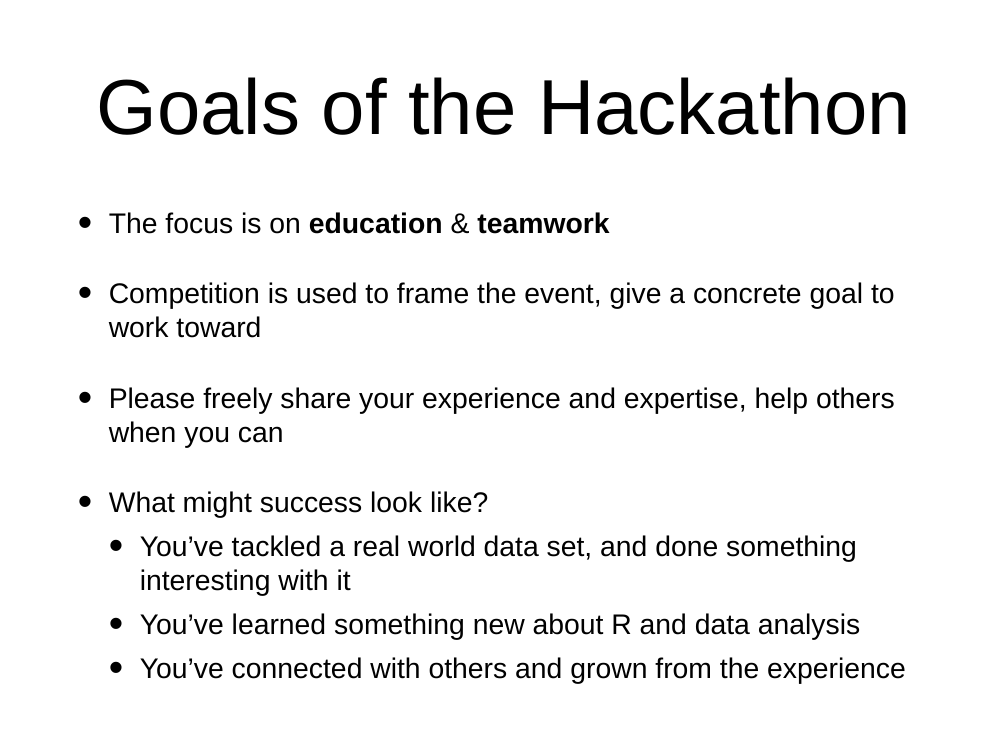
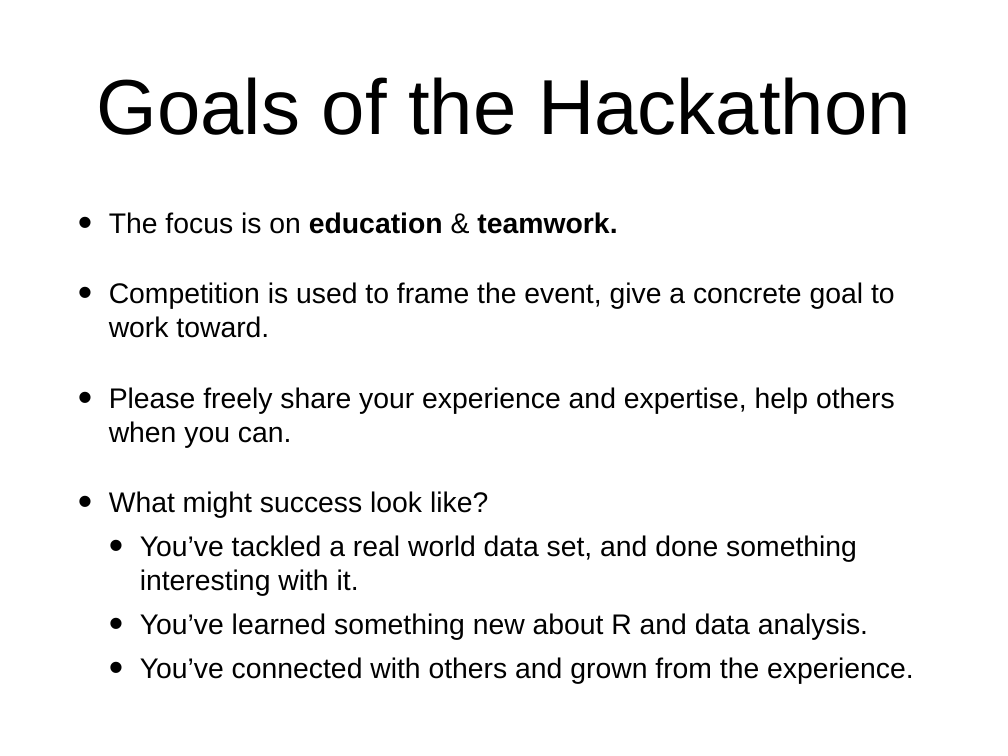
Before and after one commit to socalrug/hackathon-2023-04, a slide deck: slide 2 of admin/intro_slides/hackathon_intro_slides.pptx. Drawn at 1008x756 pixels with LibreOffice and Linux fonts; fonts in the diff are those of the drawing. Boxes give left, top, right and bottom in pixels: in the first picture for what was removed or moved away, otherwise in the second. Text is boxed around its words. In the diff, an @@ line names an element or a change of style, - is before the commit and + after.

```diff
--- a/admin/intro_slides/hackathon_intro_slides.pptx
+++ b/admin/intro_slides/hackathon_intro_slides.pptx
@@ text at (109, 212, 895, 448): text changed @@
-• The focus is on education & teamwork
-• Competition is used to frame the event, give a concrete goal to work toward
-• Please freely share your experience and expertise, help others when you can
+• The focus is on education & teamwork.
+• Competition is used to frame the event, give a concrete goal to work toward.
+• Please freely share your experience and expertise, help others when you can.
@@ text at (140, 535, 914, 684): text changed @@
-  • You’ve tackled a real world data set, and done something interesting with it
-  • You’ve learned something new about R and data analysis
-  • You’ve connected with others and grown from the experience
+  • You’ve tackled a real world data set, and done something interesting with it.
+  • You’ve learned something new about R and data analysis.
+  • You’ve connected with others and grown from the experience.
```
Also in this commit, not shown: 7 other slides changed, 3 other files.
